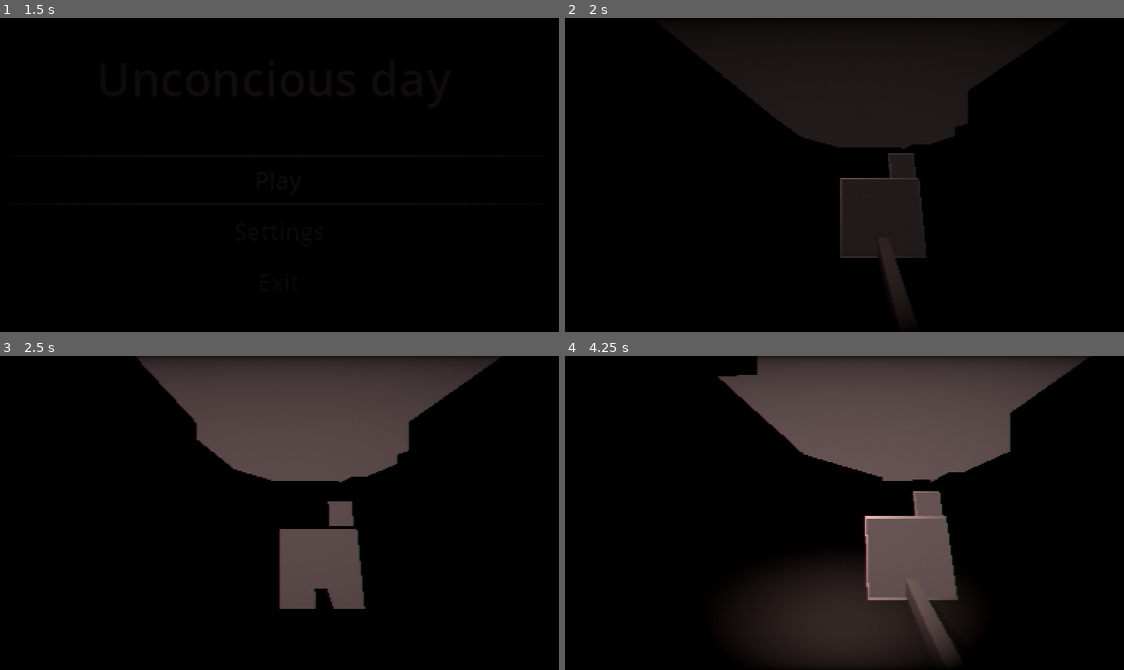
Above: before the commit, frames 1-4 (two rows, left to right).
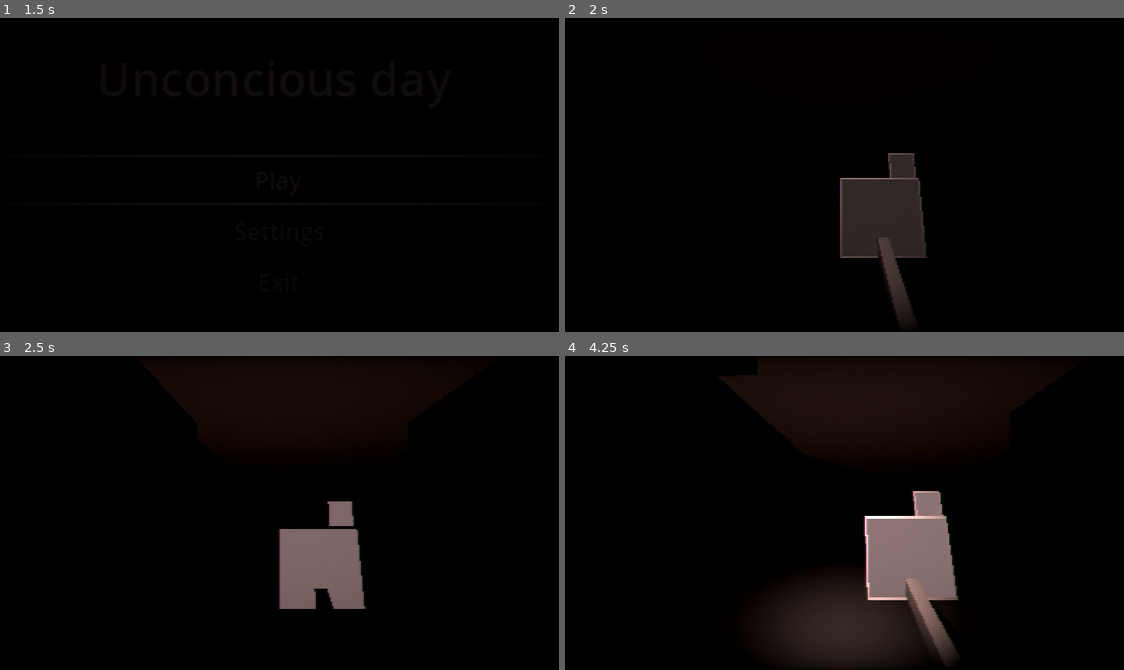
Above: after the commit, the same moments.

Repository: KamiNuke/SpookyJam
Game: Godot game, scene res://scenes/default.tscn
Two runs of this game, one before a commit and one after it. Both use one fixed random seed, a clock stepped at 60 frames per second and the inputs below. The engine's default icon, where the game draws it, is replaced by a stand-in: a white triangle on a blue panel in a dark square.
Inputs (mouse positions are in pixels of both pictures, inside the frame that each line leads up to):
- Up to frame 1 (1.5 s): click "Play" at 0.5 s; click "Play" at 1.25 s
- Up to frame 2 (2 s): no input
- Up to frame 3 (2.5 s): move the mouse to (307, 513) at 2.02 s; hold W (up) from 2.03 s (still down); hold F (flashlight) from 2.03 s (still down)
- Up to frame 4 (4.25 s): keep holding W (up); move the mouse to (816, 513) at 2.77 s; release F (flashlight) at 2.78 s; tap Shift (sprint) at 2.85 s; move the mouse to (861, 506) at 3.52 s; hold F (flashlight) from 3.53 s (still down)

Frame 1 is identical in both runs. In frame 2, 9.0% of the frame differs, in the area x 27-78%, y 15-87%; in frame 3, 21%; in frame 4, 22%, in the area x 27-94%, y 0-90%.

Commit message:
adjusted nested cameras

Diff:
--- a/scenes/levels/fabric-blockout.tscn
+++ b/scenes/levels/fabric-blockout.tscn
@@ -1,8 +1,10 @@
-[gd_scene load_steps=34 format=4 uid="uid://cqttd845lqbw2"]
-
+[gd_scene load_steps=39 format=4 uid="uid://cqttd845lqbw2"]
+
+[ext_resource type="Script" uid="uid://6v0l2fk68qyi" path="res://scenes/levels/fabric_blockout.gd" id="1_4d3ts"]
 [ext_resource type="Texture2D" uid="uid://kmt4pecauj55" path="res://assets/dev/raw-textures/refs/1-segment.png" id="1_6nik8"]
 [ext_resource type="PackedScene" uid="uid://bbck6ynukyxtp" path="res://scenes/utilities/player_controller.tscn" id="2_k3gsl"]
 [ext_resource type="PackedScene" uid="uid://bak8ltrhbmlv5" path="res://scenes/utilities/CSGStairMaker3D.tscn" id="3_r67dc"]
+[ext_resource type="PackedScene" uid="uid://cshkbl1rcpcvp" path="res://scenes/utilities/npc.tscn" id="4_fxuma"]
 
 [sub_resource type="PlaneMesh" id="PlaneMesh_k3gsl"]
 size = Vector2(60, 60)
@@ -102,7 +104,30 @@
 [sub_resource type="ConcavePolygonShape3D" id="ConcavePolygonShape3D_m752w"]
 data = PackedVector3Array(-1.3097999, -1.3132, -0.0309, -1.3097999, -1.1769999, -0.27899998, -1.3227, -1.1769999, -0.27 …(26604 unchanged characters)…
 
+[sub_resource type="ProceduralSkyMaterial" id="ProceduralSkyMaterial_r67dc"]
+sky_top_color = Color(0.19777969, 0.1565085, 0.12637022, 1)
+sky_horizon_color = Color(0, 0, 0, 1)
+ground_bottom_color = Color(0, 0, 0, 1)
+ground_horizon_color = Color(0, 0, 0, 1)
+energy_multiplier = 0.95
+
+[sub_resource type="Sky" id="Sky_ksju7"]
+sky_material = SubResource("ProceduralSkyMaterial_r67dc")
+
+[sub_resource type="Environment" id="Environment_fxuma"]
+background_mode = 2
+sky = SubResource("Sky_ksju7")
+tonemap_mode = 3
+volumetric_fog_enabled = true
+volumetric_fog_albedo = Color(0.2662049, 0.26620513, 0.26620498, 1)
+volumetric_fog_emission = Color(0.23054802, 0.06501816, 0.08588783, 1)
+volumetric_fog_emission_energy = 0.1
+volumetric_fog_length = 128.0
+adjustment_enabled = true
+adjustment_brightness = 1.25
+
 [node name="FabricBlockout" type="Node3D"]
+script = ExtResource("1_4d3ts")
 
 [node name="ref" type="StaticBody3D" parent="."]
 visible = false
@@ -845,3 +870,15 @@
 use_collision = true
 size = Vector3(1.4711914, 1, 1)
 num_stairs = 16
+
+[node name="WorldEnvironment" type="WorldEnvironment" parent="."]
+environment = SubResource("Environment_fxuma")
+
+[node name="Sun" type="DirectionalLight3D" parent="."]
+transform = Transform3D(0.82872635, -0.52221566, -0.2012548, 0.14612693, -0.14522414, 0.97854835, -0.54024035, -0.84035754, -0.04404129, 0, 20.111164, 0)
+visible = false
+light_energy = 0.2
+shadow_enabled = true
+
+[node name="NPC" parent="." instance=ExtResource("4_fxuma")]
+transform = Transform3D(0.25, 0, 0, 0, 0.25, 0, 0, 0, 0.25, -3.8550425, 0.24260247, 3.414882)
--- /dev/null
+++ b/scenes/levels/fabric_blockout.gd
@@ -0,0 +1,11 @@
+extends Node3D
+
+
+# Called when the node enters the scene tree for the first time.
+func _ready() -> void:
+	get_parent().enable_input()
+
+
+# Called every frame. 'delta' is the elapsed time since the previous frame.
+func _process(delta: float) -> void:
+	pass
--- a/scenes/utilities/player_controller.tscn
+++ b/scenes/utilities/player_controller.tscn
@@ -15,6 +15,20 @@
 
 [sub_resource type="ViewportTexture" id="ViewportTexture_jxyar"]
 viewport_path = NodePath("head/equipment/cam2")
+
+[sub_resource type="Environment" id="Environment_ppkod"]
+background_mode = 1
+background_color = Color(0, 0.10980392, 0, 1)
+background_energy_multiplier = 4.0
+ambient_light_color = Color(0, 0.20392157, 0, 1)
+ambient_light_energy = 8.0
+
+[sub_resource type="Environment" id="Environment_jxyar"]
+background_mode = 1
+background_color = Color(0, 0.10980392, 0, 1)
+background_energy_multiplier = 4.0
+ambient_light_color = Color(0, 0.20392157, 0, 1)
+ambient_light_energy = 8.0
 
 [node name="PlayerController" type="CharacterBody3D"]
 script = ExtResource("1_ppkod")
@@ -92,17 +106,18 @@
 
 [node name="front_cam" type="Camera3D" parent="head/equipment/cam1"]
 transform = Transform3D(0.9674888, 0, -0.25291374, 0, 1, 0, 0.25291374, 0, 0.9674888, -0.204, 0.1, 0)
+environment = SubResource("Environment_ppkod")
 
 [node name="cam2" type="SubViewport" parent="head/equipment"]
 size = Vector2i(384, 216)
 
 [node name="back_cam" type="Camera3D" parent="head/equipment/cam2"]
 transform = Transform3D(-1, 0, -8.742278e-08, 0, 1, 0, 8.742278e-08, 0, -1, 0, 0.1, 0.11212847)
+environment = SubResource("Environment_jxyar")
 
 [node name="TopRayCast" type="RayCast3D" parent="."]
 transform = Transform3D(1, 0, 0, 0, 1, 0, 0, 0, 1, 0, 0.011917114, 0)
-target_position = Vector3(0, -0.8, 0)
+target_position = Vector3(0, -0.85, 0)
 
 [node name="BottomRayCast" type="RayCast3D" parent="."]
 transform = Transform3D(1, 0, 0, 0, 1, 0, 0, 0, 1, 0, -0.243, 0)
-target_position = Vector3(0, -0.75, 0)
Not shown, added: scenes/levels/fabric_blockout.gd.uid
Not shown: 1 places in scenes/utilities/player_controller.tscn that only renumber resources
